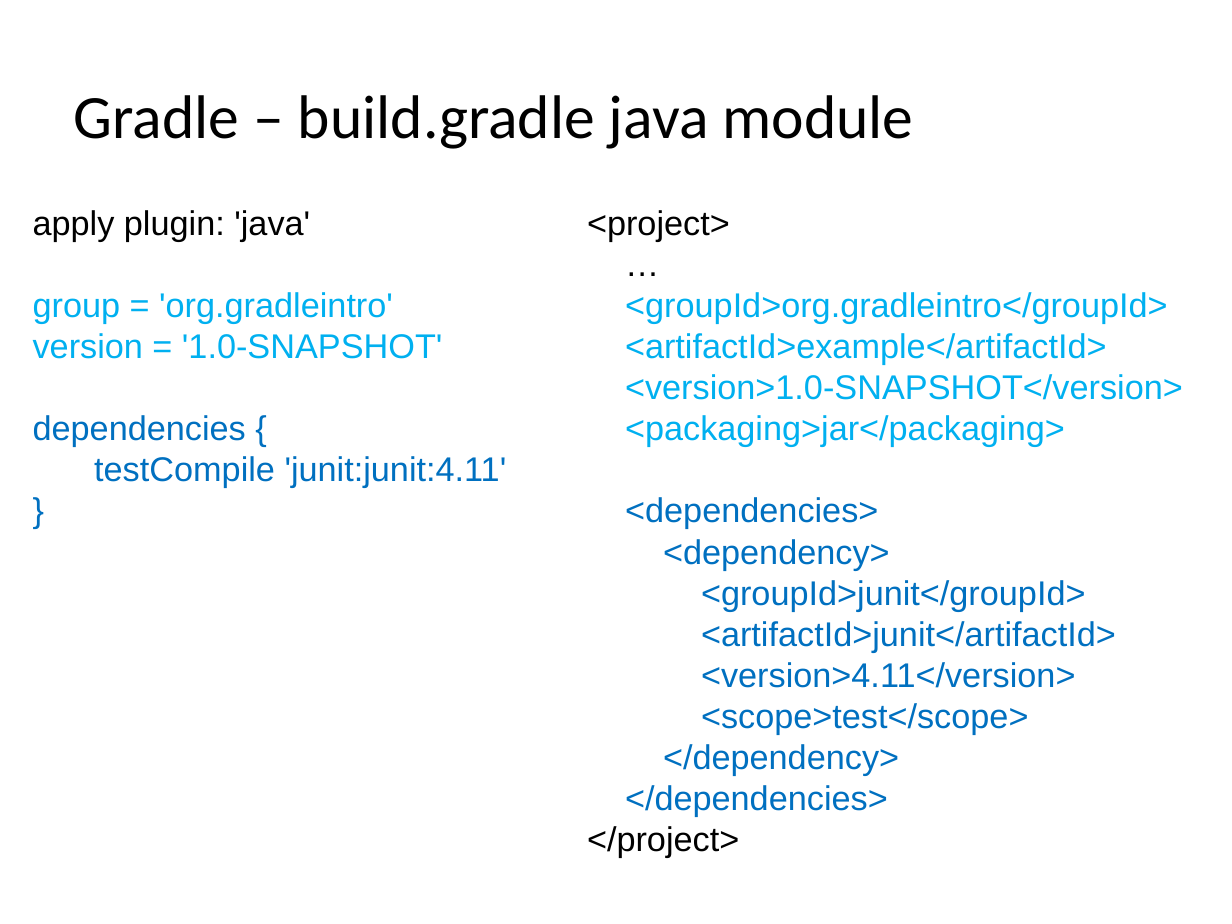
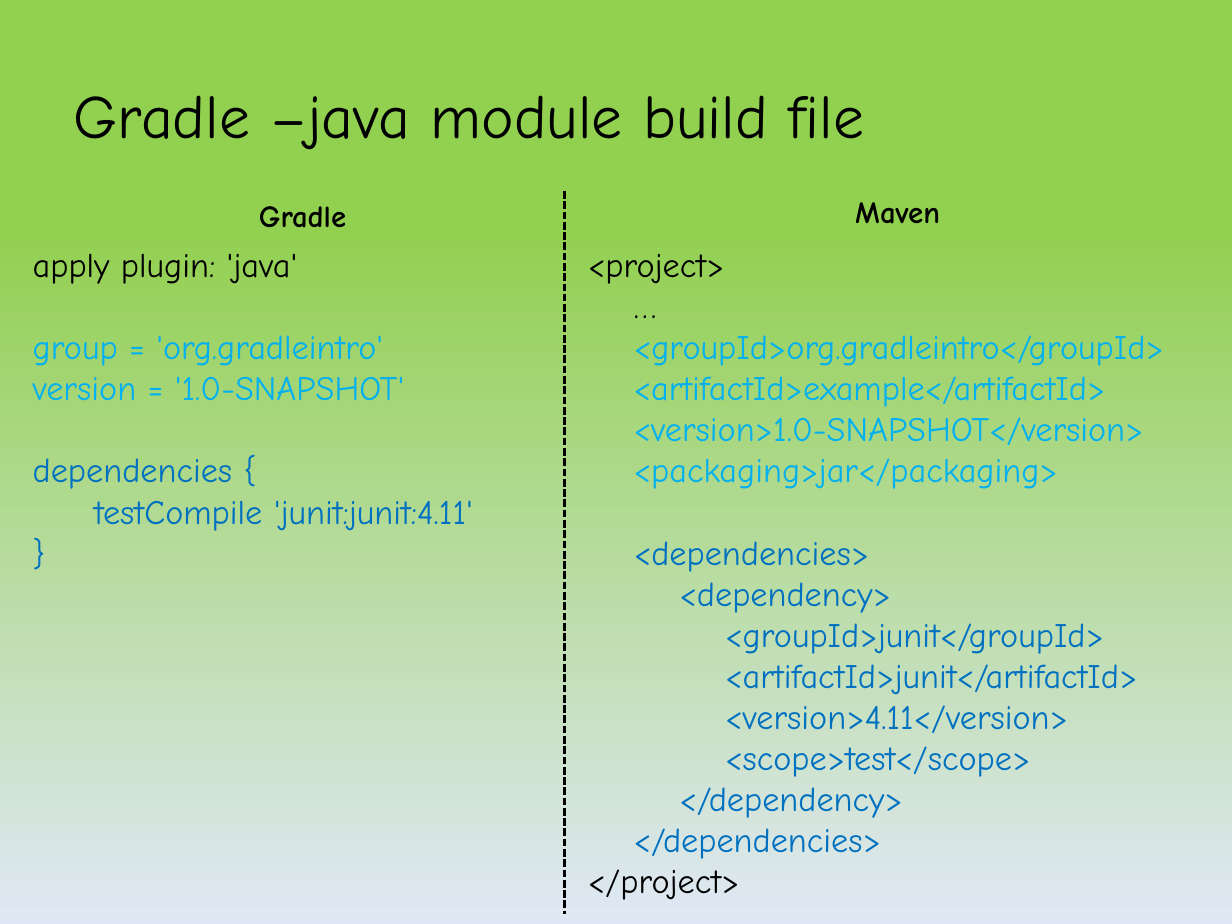
Before and after one commit to kob-aha/gradle-presentation, a slide deck: slide 25 of presentation/Introduction_to_Gradle_yair.pptx (slide 18 before the commit). Drawn at 1232x924 pixels with LibreOffice and Linux fonts; fonts in the diff are those of the drawing. Boxes give left, top, right and bottom in pixels: in the first picture for what was removed or moved away, otherwise in the second. Text is boxed around its words. In the diff, an @@ line names an element or a change of style, - is before the commit and + after.

```diff
--- a/presentation/Introduction_to_Gradle_yair.pptx
+++ b/presentation/Introduction_to_Gradle_yair.pptx
@@ background #FFFFFF to gradient #92D050 to #E1E8F5 @@
@@ text at <box>74,95,864,150</box>: text changed; font Calibri to Comic Neue @@
-Gradle – build.gradle java module
+Gradle –java module build file
@@ text added at <box>259,206,346,228</box>, 18 pt, text #000000, bold @@
+Gradle
@@ line added from (564, 191) to (564, 914), #000000 1.5 pt dashed @@
@@ text added at <box>855,202,940,224</box>, 18 pt, text #000000, bold @@
+Maven
@@ text "apply plugin: 'java'" at <box>33,253,473,531</box>: font Arial to Comic Neue @@
@@ text "apply plugin: 'java'": place and size @@
-text "apply plugin: 'java'" at <box>33,210,507,488</box>
+text "apply plugin: 'java'" at <box>33,253,473,531</box>
@@ text "<project>": place and size @@
-text "<project>" at <box>587,210,1183,858</box>
+text "<project>" at <box>588,254,1164,900</box>
@@ text "<project>" at <box>588,254,1164,900</box>: font Arial to Comic Neue @@
```
Also in this commit, not shown: 23 other slides changed, 7 slides added, 1 other file.
